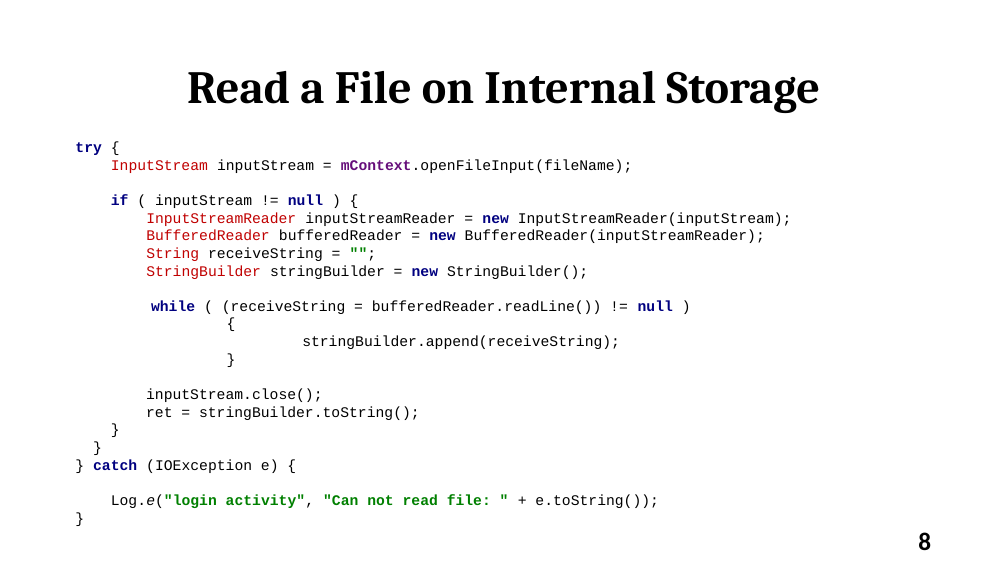
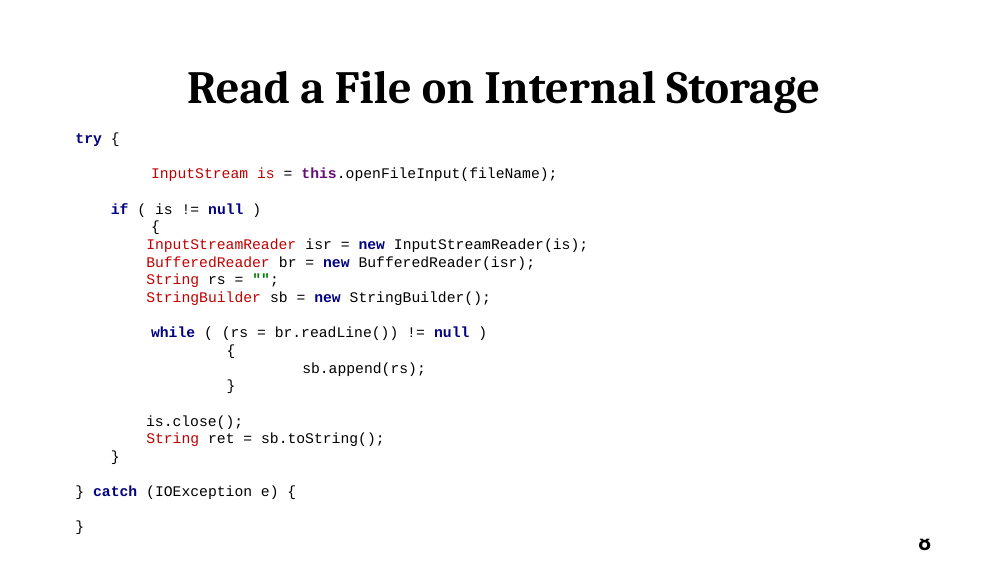
Before and after one commit to varanee/Course, a slide deck: slide 8 of Mobile_App_Dev/Week6/Lec6.odp. Drawn at 1008x567 pixels with LibreOffice and Linux fonts; fonts in the diff are those of the drawing. Boxes give left, top, right and bottom in pixels: in the first picture for what was removed or moved away, otherwise in the second. Text is boxed around its words. In the diff, an @@ line names an element or a change of style, - is before the commit and + after.

```diff
--- a/Mobile_App_Dev/Week6/Lec6.odp
+++ b/Mobile_App_Dev/Week6/Lec6.odp
@@ text "try {": place and size @@
-text "try {" at bbox=[75, 142, 792, 508]
+text "try {" at bbox=[75, 133, 588, 499]
@@ text at bbox=[75, 133, 557, 214]: text changed @@
-try {
-InputStream inputStream = mContext.openFileInput(fileName);
-if ( inputStream != null ) {
-InputStreamReader inputStreamReader = new InputStreamReader(inputStream);
-BufferedReader bufferedReader = new BufferedReader(inputStreamReader);
-String receiveString = "";
-StringBuilder stringBuilder = new StringBuilder();
-while ( (receiveString = bufferedReader.readLine()) != null )
+try {
+InputStream is = this.openFileInput(fileName);
+if ( is != null )
@@ text at bbox=[146, 238, 588, 376]: text changed @@
-stringBuilder.append(receiveString);
+InputStreamReader isr = new InputStreamReader(is);
+BufferedReader br = new BufferedReader(isr);
+String rs = "";
+StringBuilder sb = new StringBuilder();
+while ( (rs = br.readLine()) != null )
+{
+sb.append(rs);
@@ text at bbox=[93, 415, 385, 499]: text changed @@
-inputStream.close();
-ret = stringBuilder.toString();
-}
-}
-} catch (IOException e) {
-Log.e("login activity", "Can not read file: " + e.toString());
-}
+is.close();
+String ret = sb.toString();
+}
+} catch (IOException e) {
+}
```
Also in this commit, not shown: 3 other slides changed, 11 other files.
